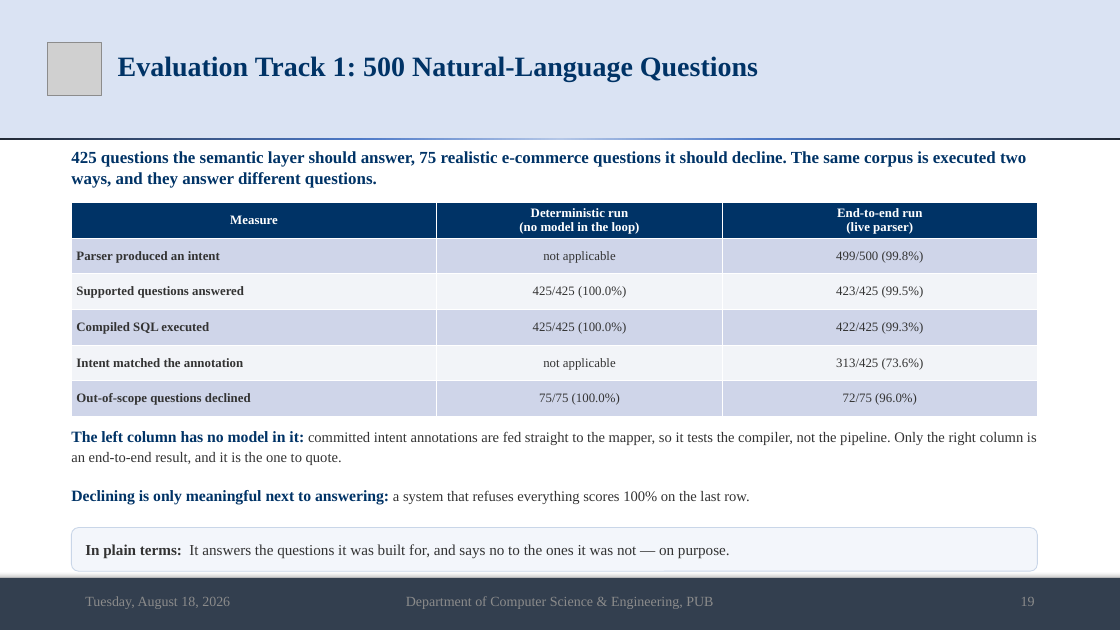
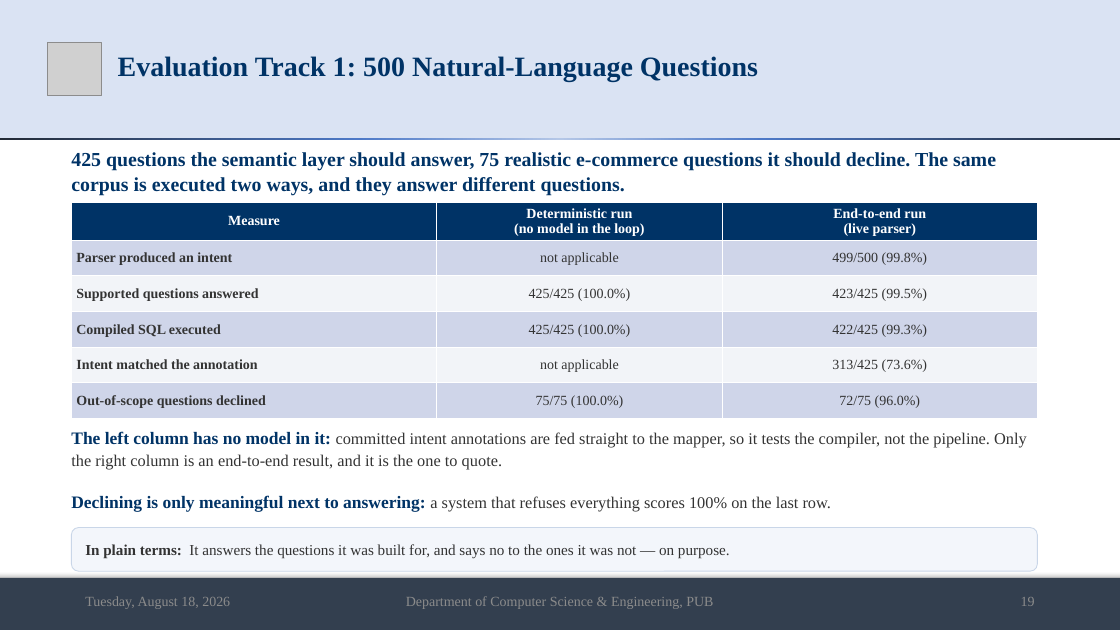
Before and after one commit to md-riaz/AEGIS-Research, a slide deck: slide 19 of docs/scripts/Md_Riaz_Final_Defense_0322310105101024.pptx. Drawn at 1120x630 pixels with LibreOffice and Linux fonts; fonts in the diff are those of the drawing; grey boxes stand for pictures. Boxes give left, top, right and bottom in pixels: in the first picture for what was removed or moved away, otherwise in the second. Text is boxed around its words. In the diff, an @@ line names an element or a change of style, - is before the commit and + after.

```diff
--- a/docs/scripts/Md_Riaz_Final_Defense_0322310105101024.pptx
+++ b/docs/scripts/Md_Riaz_Final_Defense_0322310105101024.pptx
@@ text "425 questions the semantic layer ..." at <box>71,152,996,196</box>: size 14.5 to 17 pt @@
@@ table at <box>71,202,1038,413</box> @@
@@ size 11 to 12 pt @@
@@ text "The left column has no ..." at <box>71,431,1027,512</box>: size 13.5 to 15 pt in "The left column has no model in ...", "Declining is only meaningful next to answering:"; size 12.5 to 14 pt in "committed intent annotations are fed straight to ...", "a system that refuses everything scores 100% ..." @@
```
Also in this commit, not shown: 18 other slides changed, 1 slide added, 7 other files.
